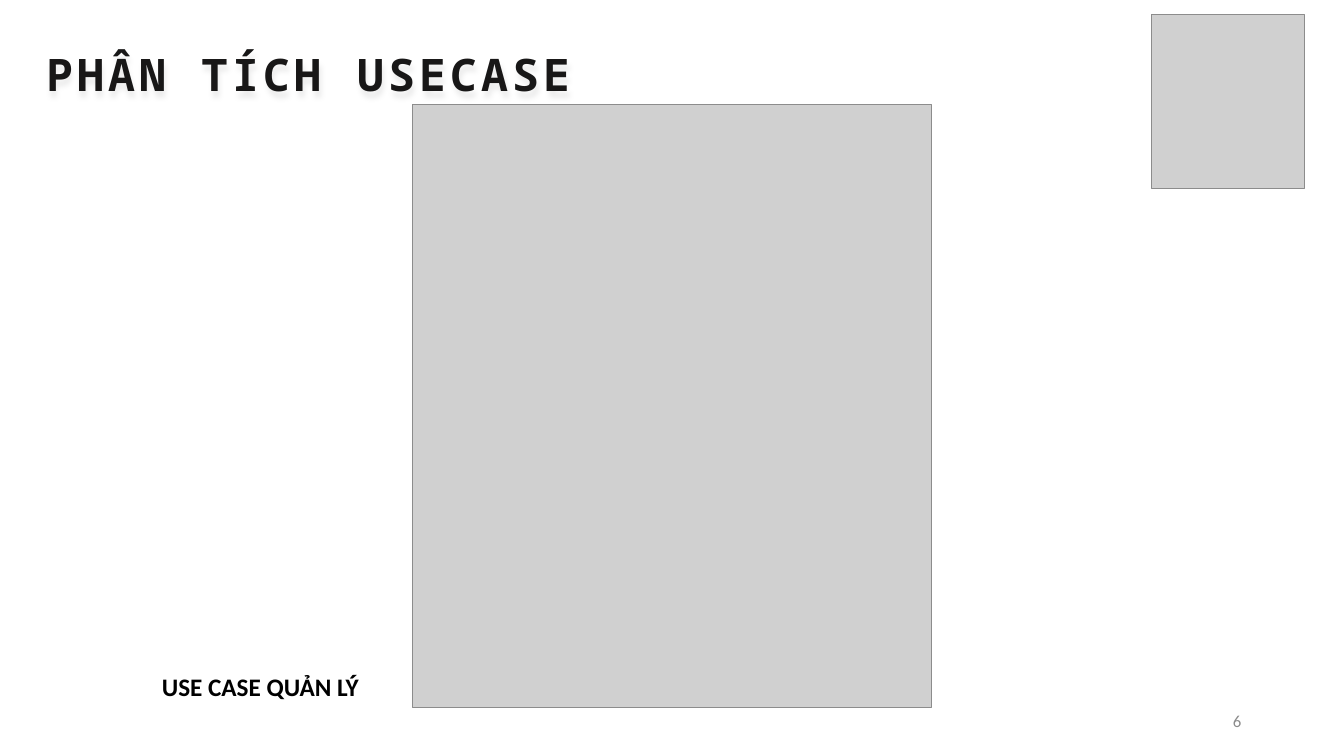
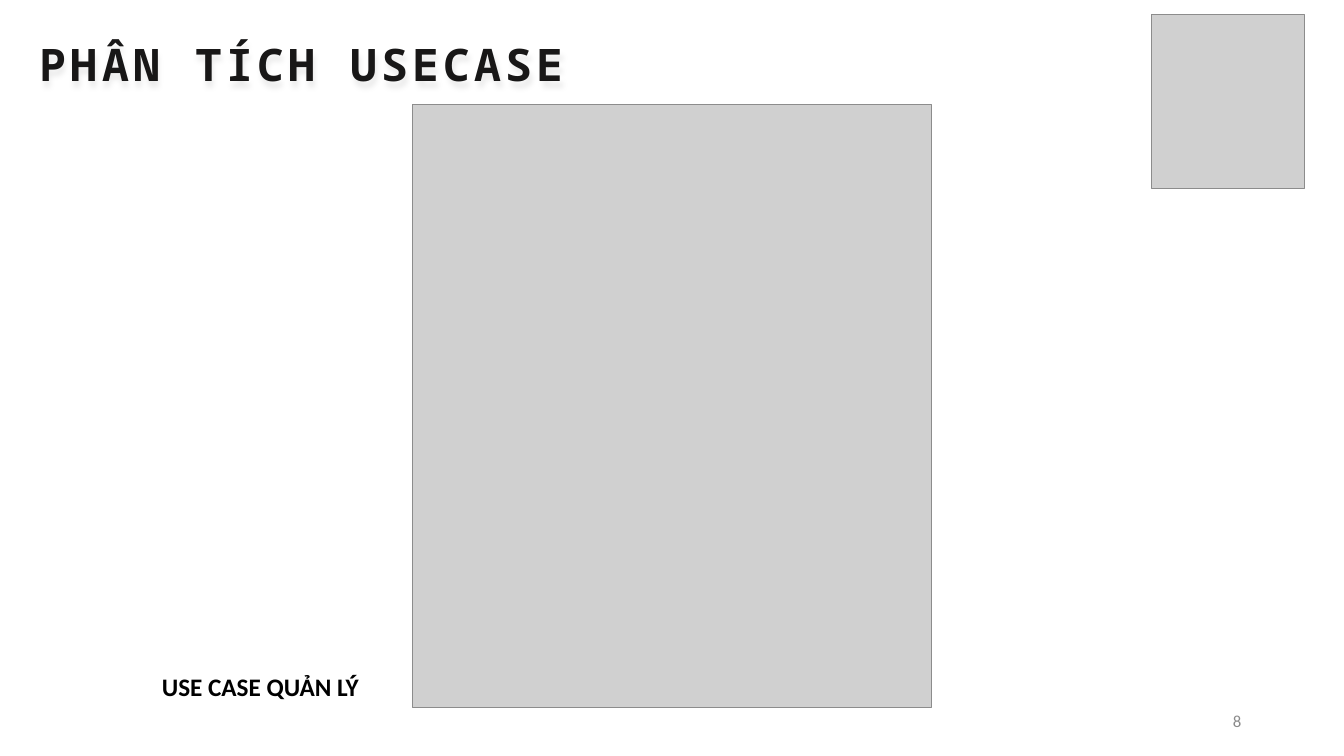
Before and after one commit to thanhhff/Cafe-Manager, a slide deck: slide 8 of report/FinalReport.pptx (slide 6 before the commit). Drawn at 1344x756 pixels with LibreOffice and Linux fonts; fonts in the diff are those of the drawing; grey boxes stand for pictures. Boxes give left, top, right and bottom in pixels: in the first picture for what was removed or moved away, otherwise in the second. Text is boxed around its words. In the diff, an @@ line names an element or a change of style, - is before the commit and + after.

```diff
--- a/report/FinalReport.pptx
+++ b/report/FinalReport.pptx
@@ text "PHÂN TÍCH USECASE": place and size @@
-text "PHÂN TÍCH USECASE" at <box>47,49,570,92</box>
+text "PHÂN TÍCH USECASE" at <box>40,40,563,82</box>
@@ page number at <box>1233,715,1241,727</box>: text changed @@
-6
+8
```
Also in this commit, not shown: 12 other slides changed, 2 slides added.
